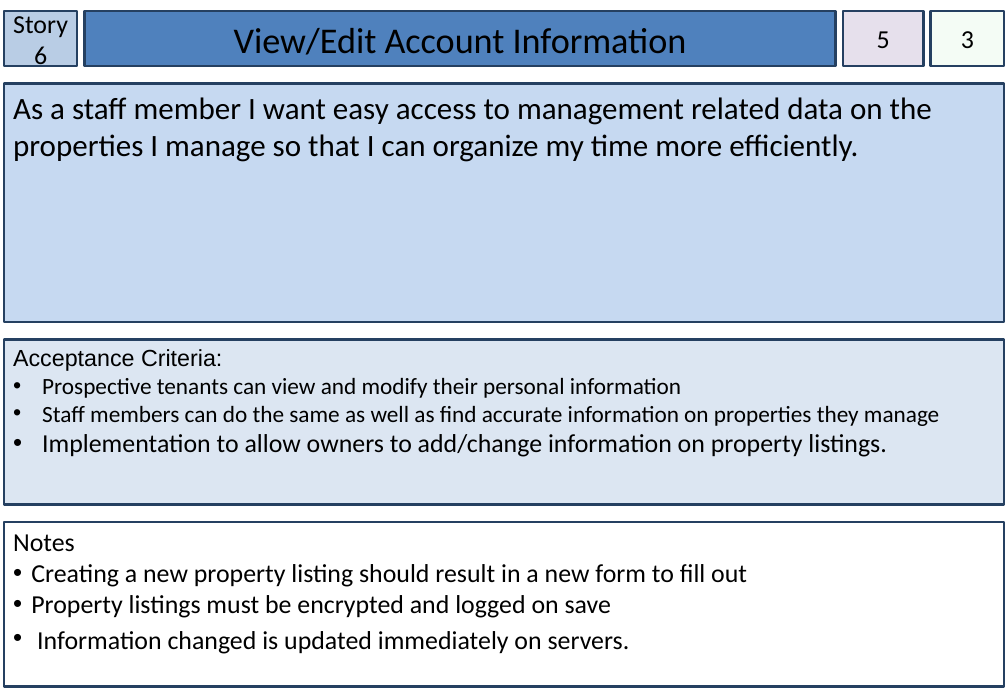
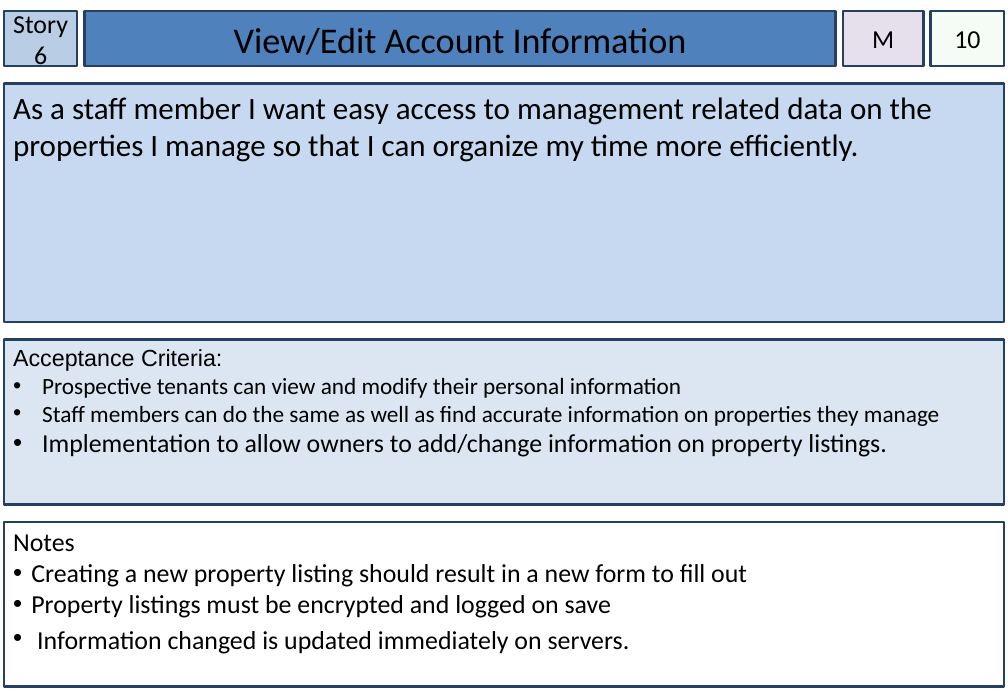
Before and after one commit to cshor24/IFB299-Group-26---Property-Management, a slide deck: slide 8 of Story Cards version a million.pptx. Drawn at 1008x698 pixels with LibreOffice and Linux fonts; fonts in the diff are those of the drawing. Boxes give left, top, right and bottom in pixels: in the first picture for what was removed or moved away, otherwise in the second. Text is boxed around its words. In the diff, an @@ line names an element or a change of style, - is before the commit and + after.

```diff
--- a/Story Cards version a million.pptx
+++ b/Story Cards version a million.pptx
@@ text in rectangle at (872, 31, 894, 48): text changed @@
-5
+M
@@ text in rectangle at (954, 31, 980, 48): text changed @@
-3
+10
```
Also in this commit, not shown: 19 other slides changed.
